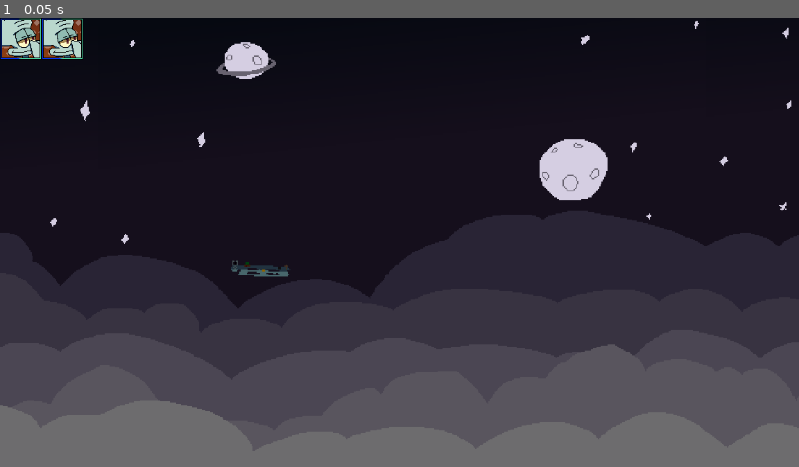
Above: before the commit, frame 1.
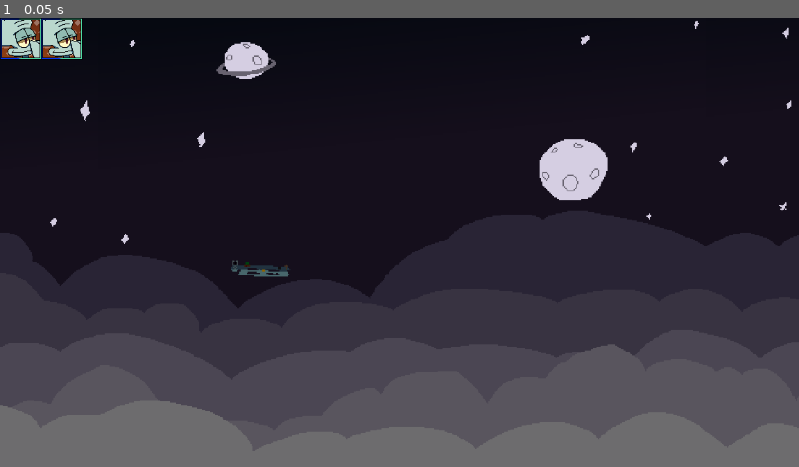
Above: after the commit, the same moment.

Repository: Seanski2/CBSOnline
Game: Godot game, scene res://src/scenes/character_selection.tscn
Same seed, same stepped clock (60 frames per second), same inputs: the game is played once before the commit and once after it.
Inputs:
- Up to frame 1 (0.05 s): no input

The runs differ from the first frame. In frame 1, 0.2% of the frame differs, in the area x 5-11%, y 0-10%.

Commit message:
changed a single pixel

Diff:
--- a/project.godot
+++ b/project.godot
@@ -10,7 +10,7 @@
 
 [application]
 
-config/name="Cbs Online"
+config/name="CBS Online"
 run/main_scene="res://src/scenes/character_selection.tscn"
 config/features=PackedStringArray("4.1", "GL Compatibility")
 config/icon="res://icon.svg"
--- a/src/scenes/character_selection.tscn
+++ b/src/scenes/character_selection.tscn
@@ -17,8 +17,8 @@
 layout_mode = 0
 offset_right = 657.0
 offset_bottom = 311.0
-theme_override_constants/h_separation = 60
-theme_override_constants/v_separation = 60
+theme_override_constants/h_separation = 59
+theme_override_constants/v_separation = 59
 columns = 4
 
 [node name="squidward" type="TextureButton" parent="GridContainer"]
